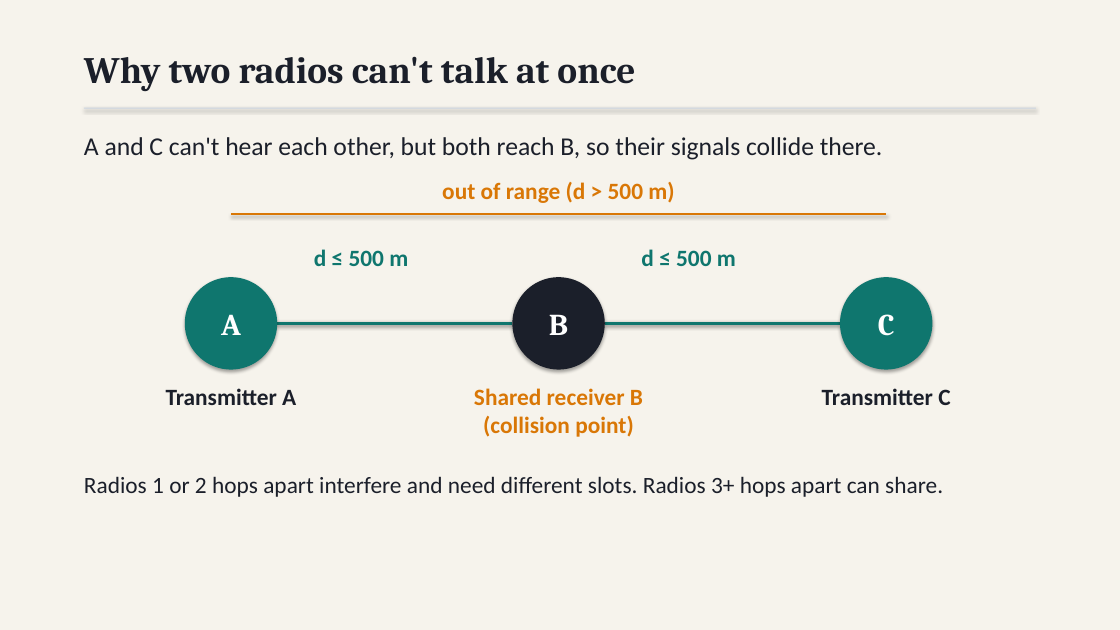
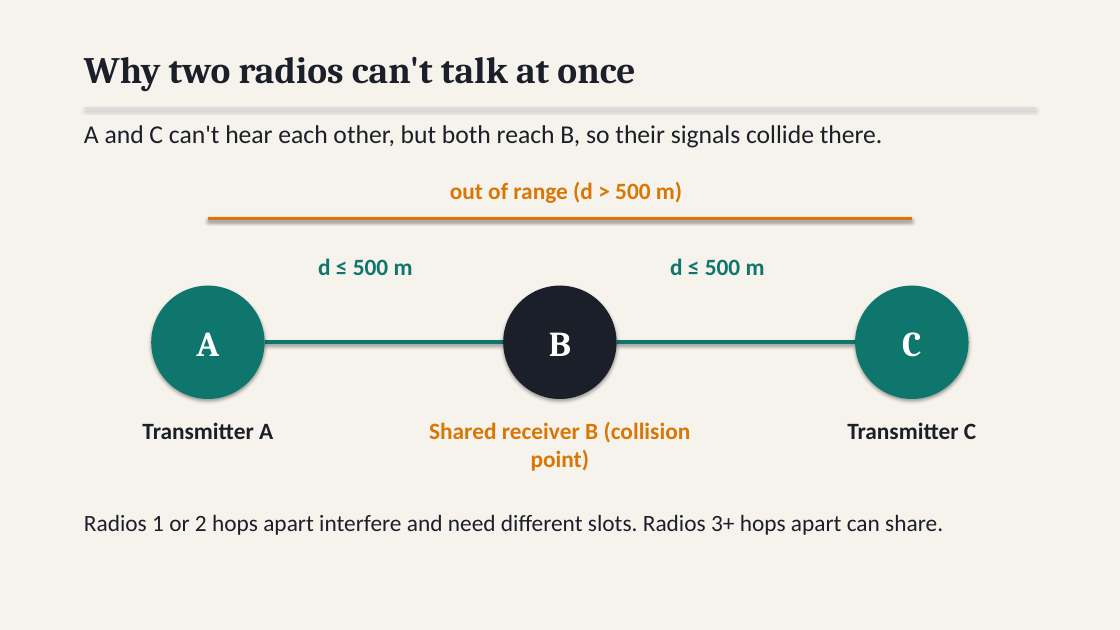
Before and after one commit to athishio/tdma-schedule-optimizer, a slide deck: slide 2 of docs/presentation.pptx. Drawn at 1120x630 pixels with LibreOffice and Linux fonts; fonts in the diff are those of the drawing. Boxes give left, top, right and bottom in pixels: in the first picture for what was removed or moved away, otherwise in the second. Text is boxed around its words. In the diff, an @@ line names an element or a change of style, - is before the commit and + after.

```diff
--- a/docs/presentation.pptx
+++ b/docs/presentation.pptx
@@ text "A and C can't hear ...": place and size @@
-text "A and C can't hear ..." at (84,137,883,160)
+text "A and C can't hear ..." at (84,125,883,148)
@@ text "out of range (d > ...": place and size @@
-text "out of range (d > ..." at (442,182,674,203)
+text "out of range (d > ..." at (450,182,682,203)
@@ line moved from (231, 214) - (886, 214) to (208, 218) - (912, 218) @@
@@ line (208, 218) - (912, 218): stroke #D97706 2 pt to #D97706 2.5 pt @@
@@ text "d ≤ 500 m": place and size @@
-text "d ≤ 500 m" at (314,249,408,266)
+text "d ≤ 500 m" at (318,258,413,275)
@@ text "d ≤ 500 m": place and size @@
-text "d ≤ 500 m" at (641,249,736,266)
+text "d ≤ 500 m" at (670,258,765,275)
@@ ellipse "A": place and size @@
-ellipse "A" at (185,277,277,370)
+ellipse "A" at (151,286,265,399)
@@ ellipse "B": place and size @@
-ellipse "B" at (513,277,605,370)
+ellipse "B" at (503,286,617,399)
@@ size 26 to 30 pt in 3 elements at (503,286,617,399), (151,286,265,399), (855,286,969,399) @@
@@ ellipse "C": place and size @@
-ellipse "C" at (840,277,933,370)
+ellipse "C" at (855,286,969,399)
@@ line moved from (277, 323) - (513, 323) to (265, 343) - (503, 343) @@
@@ line (265, 343) - (503, 343): stroke #0F766E 3 pt to #0F766E 3.5 pt @@
@@ line moved from (840, 323) - (605, 323) to (855, 343) - (617, 343) @@
@@ line (855, 343) - (617, 343): stroke #0F766E 3 pt to #0F766E 3.5 pt @@
@@ text "Transmitter A": place and size @@
-text "Transmitter A" at (166,388,296,405)
+text "Transmitter A" at (142,422,273,439)
@@ text "Shared receiver B (collision point)" rewrapped from (474,388,643,437) to (429,422,691,471) @@
@@ text "Transmitter C": place and size @@
-text "Transmitter C" at (822,388,950,405)
+text "Transmitter C" at (847,422,976,439)
@@ text "Radios 1 or 2 hops ...": place and size @@
-text "Radios 1 or 2 hops ..." at (84,476,943,497)
+text "Radios 1 or 2 hops ..." at (84,514,943,535)
```
Also in this commit, not shown: 7 other slides changed, 4 other files.
